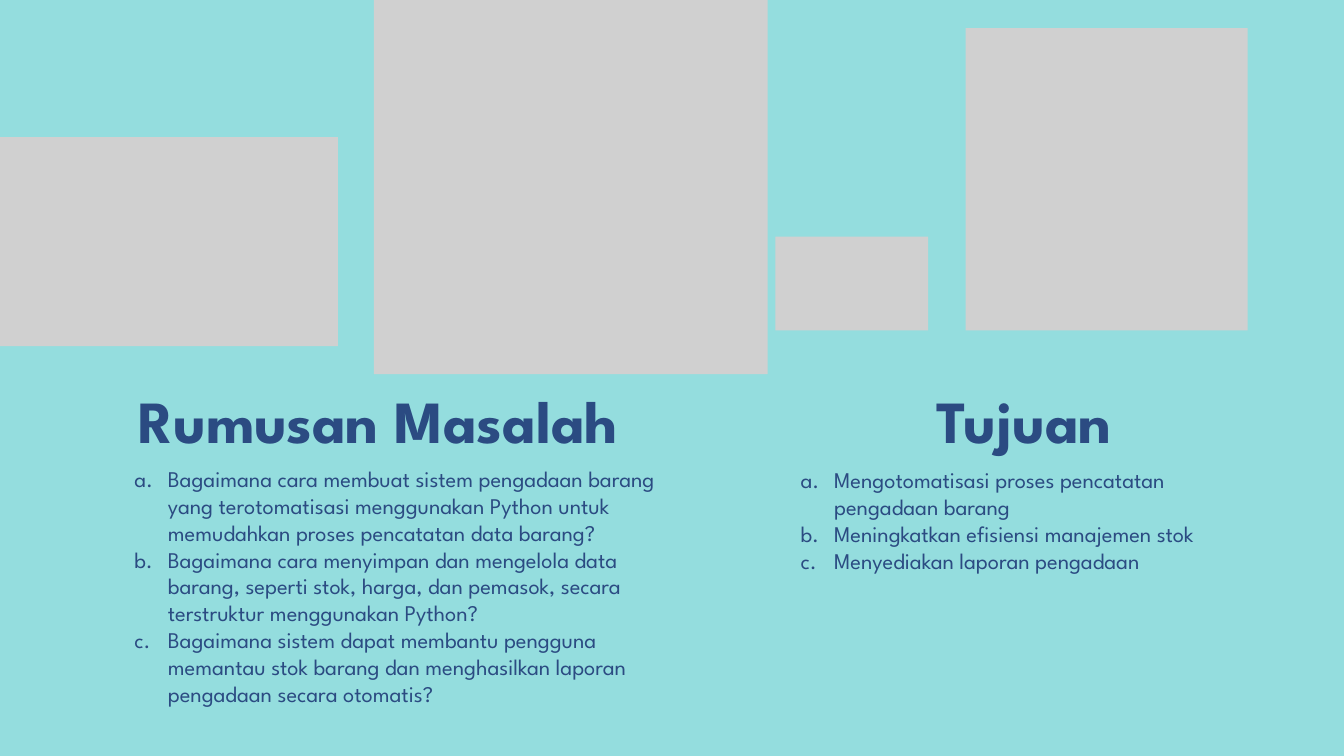
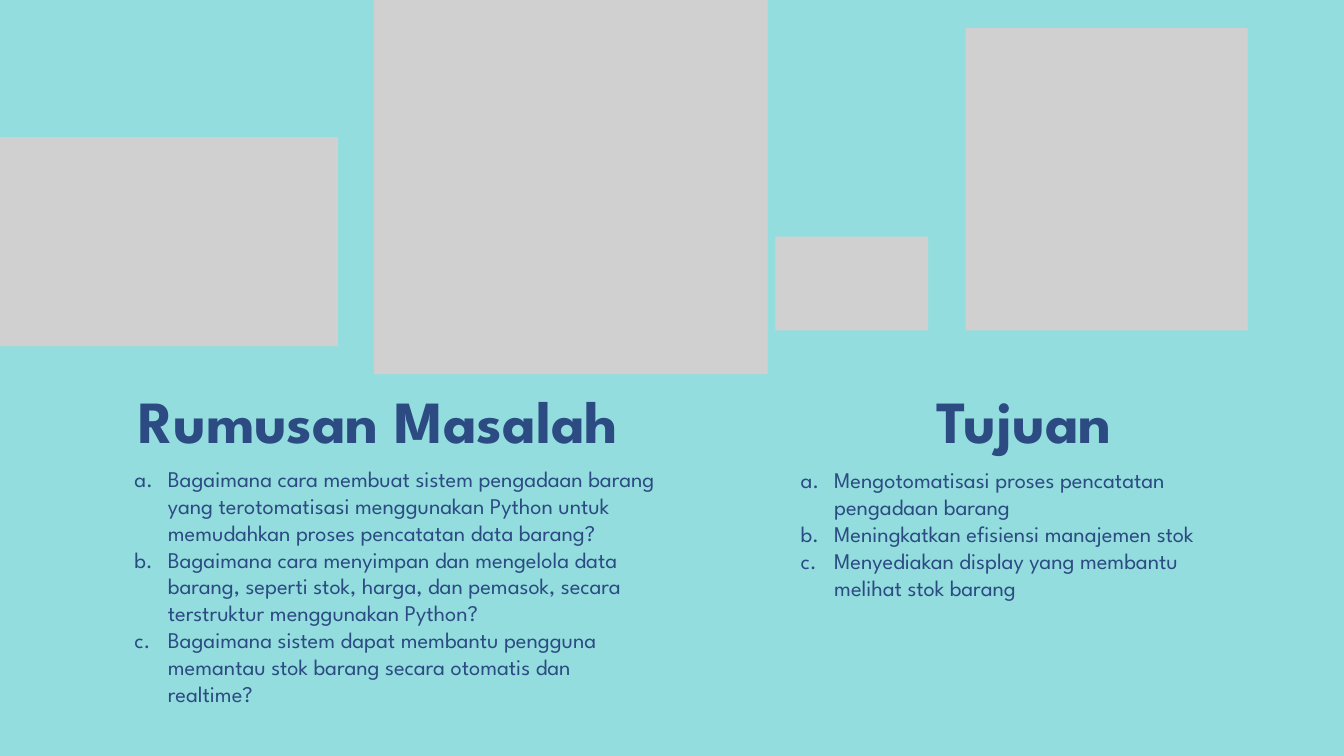
Before and after one commit to aldiZuhdi/appDasProSmt1, a slide deck: slide 5 of Power point/ppt1.pptx. Drawn at 1344x756 pixels with LibreOffice and Linux fonts; fonts in the diff are those of the drawing; grey boxes stand for pictures. Boxes give left, top, right and bottom in pixels: in the first picture for what was removed or moved away, otherwise in the second. Text is boxed around its words. In the diff, an @@ line names an element or a change of style, - is before the commit and + after.

```diff
--- a/Power point/ppt1.pptx
+++ b/Power point/ppt1.pptx
@@ text at bbox=[834, 546, 1178, 601]: text changed @@
-c. Menyediakan laporan pengadaan
+c. Menyediakan display yang membantu melihat stok barang
@@ text at bbox=[168, 632, 596, 702]: text changed @@
-  c. Bagaimana sistem dapat membantu pengguna memantau stok barang dan menghasilkan laporan pengadaan secara otomatis?
+  c. Bagaimana sistem dapat membantu pengguna memantau stok barang secara otomatis dan realtime?
```
Also in this commit, not shown: 1 other slide changed, 1 slide added, 3 other files.
